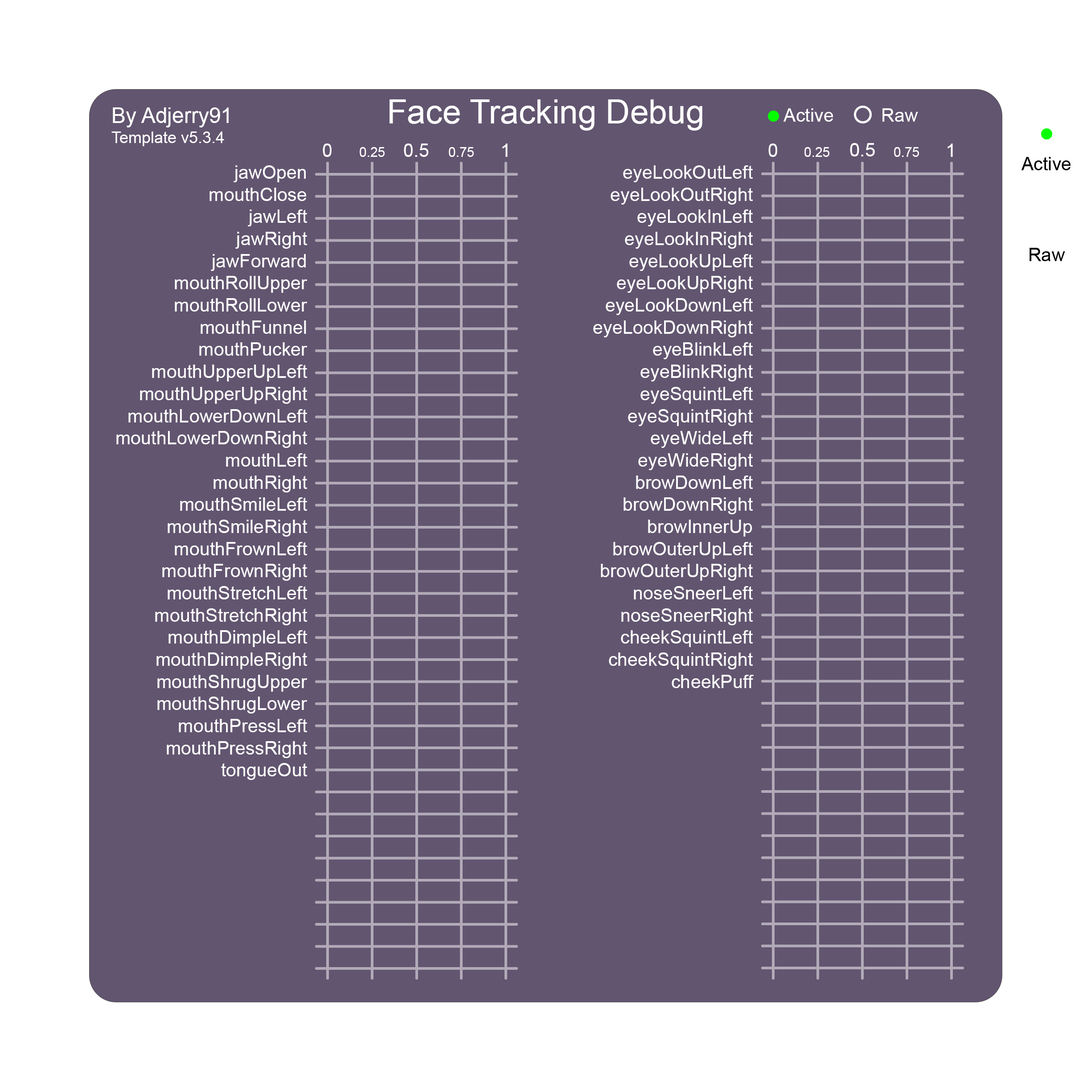
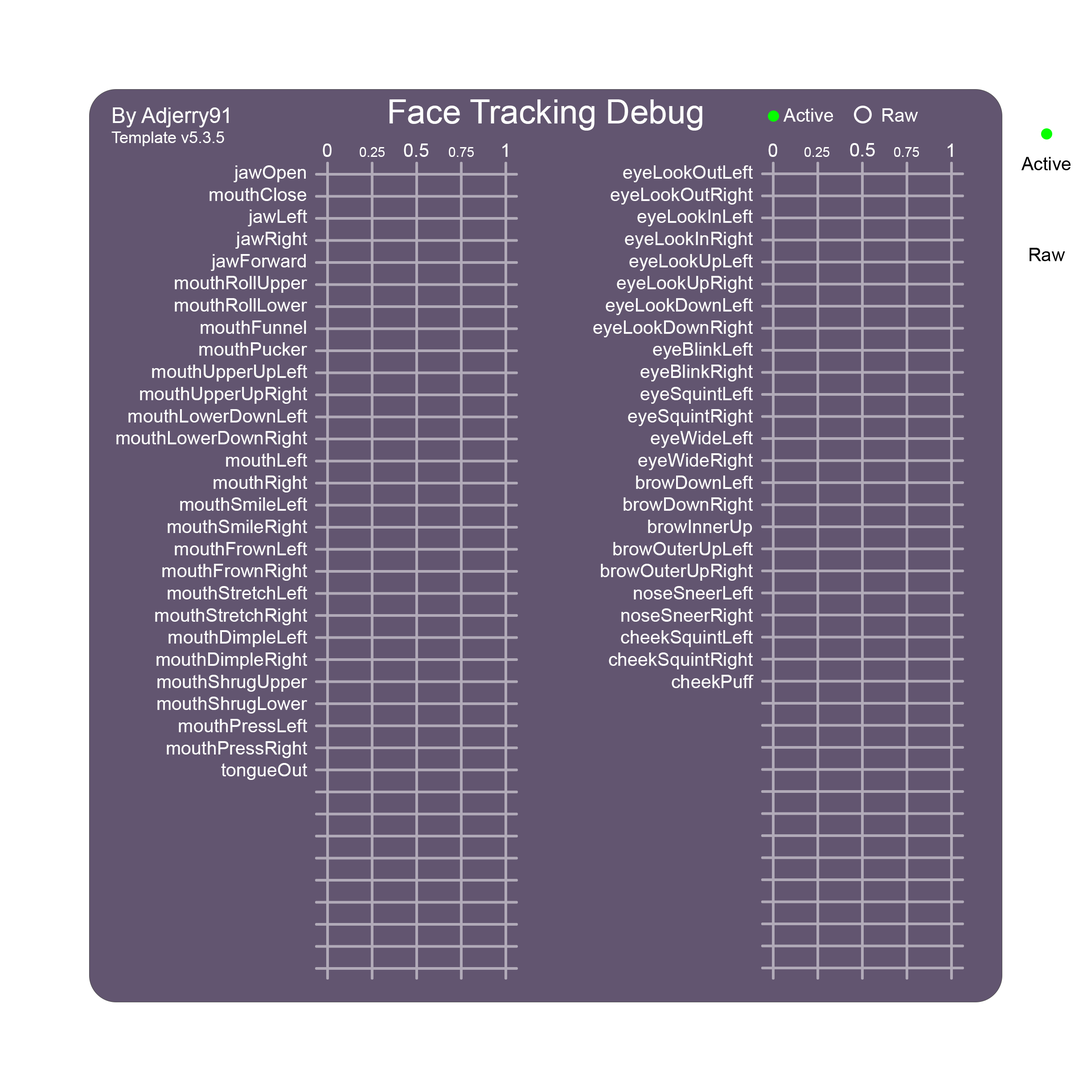
Revision of a layered (1091, 1091) image; what changed, layer by layer:
renamed "Template v5.3.4" to "Template Version", painted on it over [215, 131, 225, 144]
